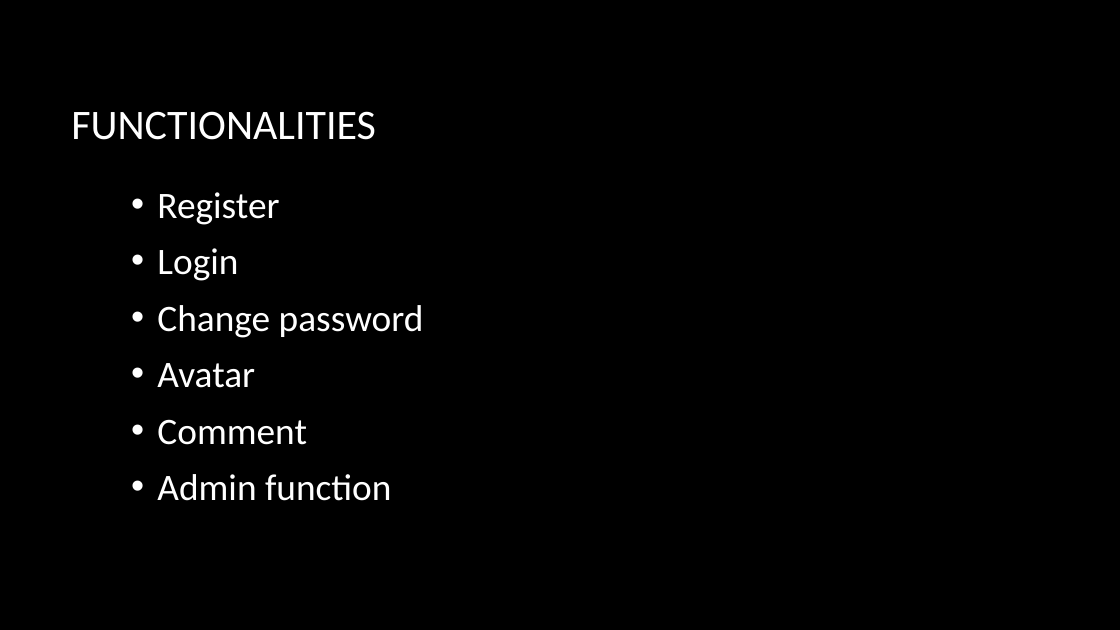
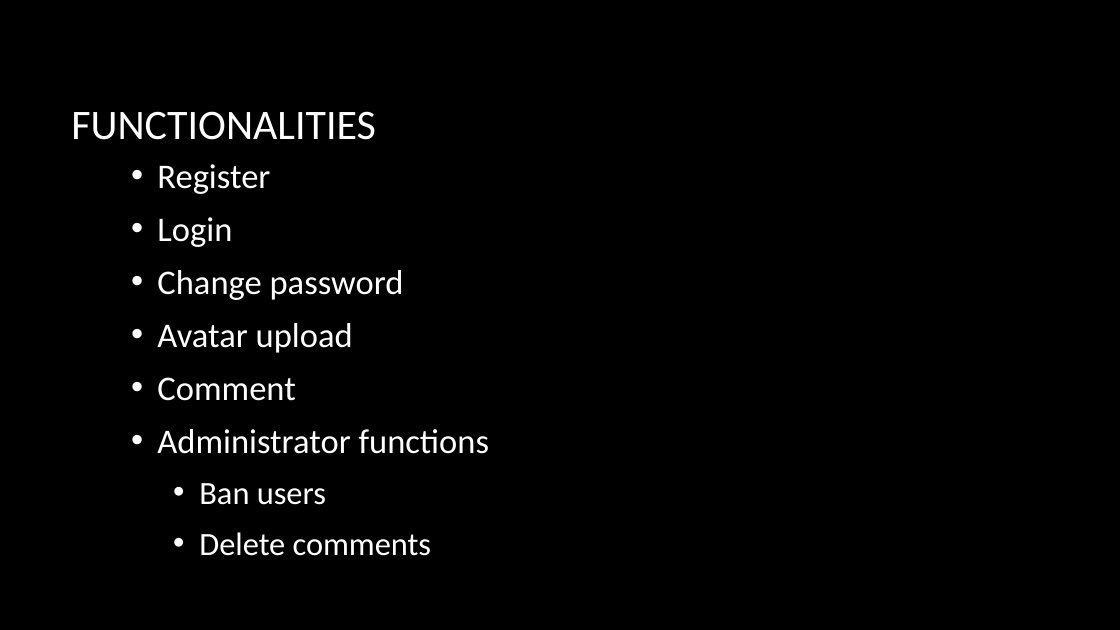
Before and after one commit to mengchuan/SEPR, a slide deck: slide 3 of Documents/SEPR_Group_D.pptx. Drawn at 1120x630 pixels with LibreOffice and Linux fonts; fonts in the diff are those of the drawing; background and template pictures are left out. Boxes give left, top, right and bottom in pixels: in the first picture for what was removed or moved away, otherwise in the second. Text is boxed around its words. In the diff, an @@ line names an element or a change of style, - is before the commit and + after.

Commit message:
updated ppt

```diff
--- a/Documents/SEPR_Group_D.pptx
+++ b/Documents/SEPR_Group_D.pptx
@@ text at (157, 164, 404, 401): size 32 to 29.6 pt in "Register", "Login", "Change password", "Comment" @@
@@ text at (157, 323, 353, 353): text changed; size 32 to 29.6 pt @@
-• Avatar
+• Avatar upload
@@ text at (157, 429, 489, 556): text changed; size 32 to 29.6 pt @@
-• Admin function
+• Administrator functions
+  • Ban users
+  • Delete comments
```
Also in this commit, not shown: 5 other slides changed, 2 slides added, 5 other files.
